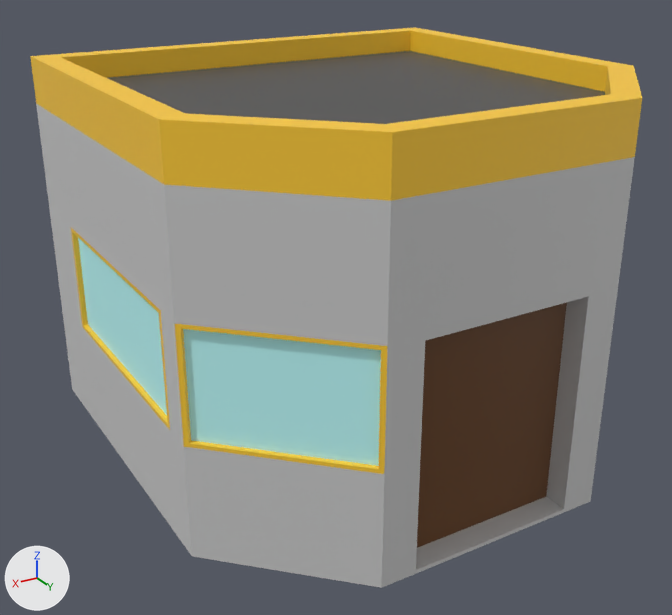
The FBX model Assets/BuildingLibrary/CommerceSmall/CommerceSmall.fbx: old version first, new version second.
Camera for both pictures: a camera (50 mm lens) standing at (0.989, 1.576, 1.09) and looking at (0.051, 0.014, 0.309). The lights are fixed; the arrows at lower left show +X, +Y and +Z.

Names of what the first picture shows: 'MainBuilding'.
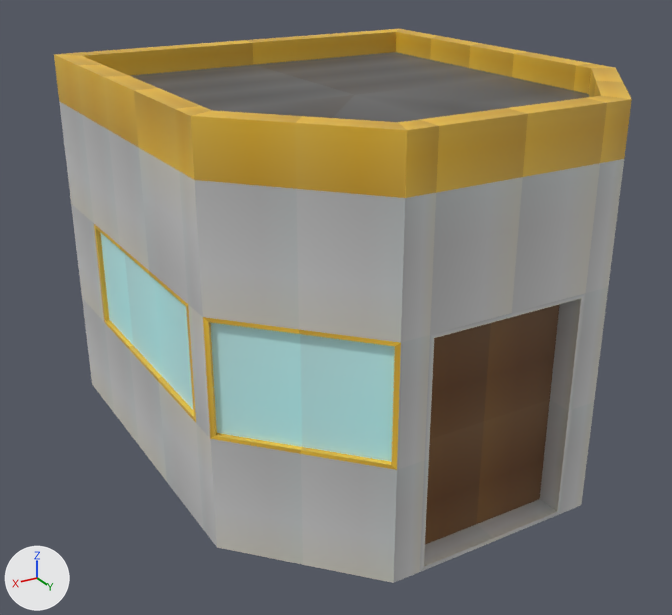
Where the change shows, as pixel boxes [x1, y1, x2, y2] in the pictures (672 x 615 px):
'MainBuilding', surface changed, rescaled (yellow to brown): before [30, 28, 642, 588]; after [54, 29, 632, 583]

Diff of the bpy script that builds the scene:
```diff
--- a/Assets/BuildingLibrary/CommerceSmall/CommerceSmall.fbx.py
+++ b/Assets/BuildingLibrary/CommerceSmall/CommerceSmall.fbx.py
@@ img_uvt_commercesmall_png @@
+img_uvt_commercesmall_png = load_image('UVT_CommerceSmall.png', 'UVT_CommerceSmall.png', 4, 4, 'sRGB')
@@ mat_m_commercesmall @@
 mat_m_commercesmall = principled_material('M_CommerceSmall')
-mat_m_commercesmall.texture = img_citybuildercolorpalette_png
+mat_m_commercesmall.texture = img_uvt_commercesmall_png
@@ me_cube_001 @@
 me_cube_001.from_pydata(...)  # 222 vertices, 220 faces; spans x -0.5..0.5, y -0.5..0.5, z 0.0..0.8
 # used by ob_mainbuilding; parent = ob_commercesmall; location = (0.0, 0.0, 0.0)
+# me_cube_001 part 1: texture (UV) coordinates of 220 of 220 faces, centred in x -0.5..0.5, y -0.5..0.5, z 0.0..0.8, changed; they spanned u 0.28..0.96, v 0.03..0.97 and now span u 0.11..0.87, v 0.63..0.91
 me_cube_001.materials.append(mat_m_commercesmall)
@@ ob_mainbuilding @@
 ob_mainbuilding.location = (0.0, 0.0, 0.0)
+ob_mainbuilding.scale = (0.9, 1.0, 1.0)
```
